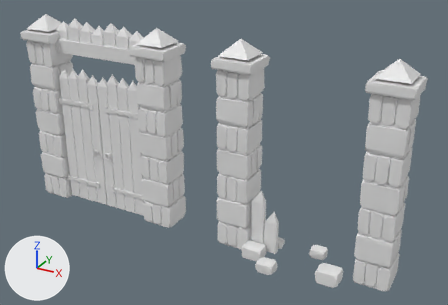
A saved change to the FBX model wall-l2-concept/gate-l2-kit.fbx.
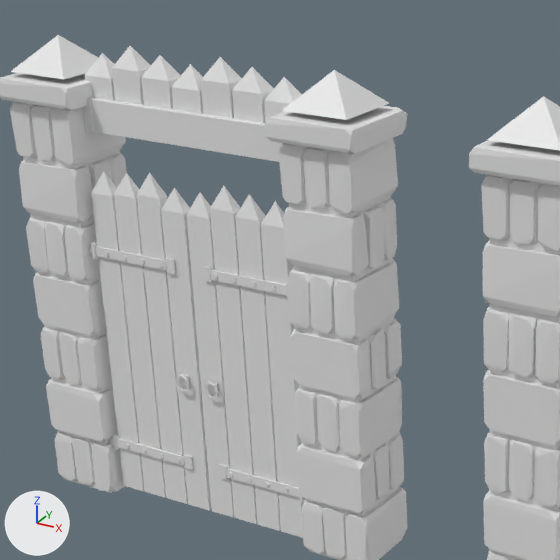
Old and new are each drawn whole from a camera (50 mm lens) standing at (8.61, -8.42, 5.83) and looking at (3.99, -0.01, 1.63) and again close up on the part from 5% to 55% of the width and 0% to 74% of the height. Every picture has the same lights, and +X, +Y and +Z are marked at lower left. The first two pictures are the older version. Where no turn or scale is listed for an object, it has been applied to the vertices.

Before the edit, the objects in view are built like this:
```python
me_gate2_breached_pillar_left = bpy.data.meshes.new('Gate2_Breached_Pillar_Left')
me_gate2_breached_pillar_left.from_pydata(...)  # 709 vertices, 1068 faces; spans x -0.06..0.63, y -0.35..0.35, z 0.0..3.6
me_gate2_leaf_right = bpy.data.meshes.new('Gate2_Leaf_Right')
me_gate2_leaf_right.from_pydata(...)  # 278 vertices, 216 faces; spans x -0.89..0.02, y -0.03..0.16, z 0.06..2.72
me_gate2_lintel = bpy.data.meshes.new('Gate2_Lintel')
me_gate2_lintel.from_pydata(...)  # 137 vertices, 117 faces; spans x 0.38..2.62, y -0.22..0.14, z 0.43..3.59
ob_gate2_breached_pillar_left = bpy.data.objects.new('Gate2_Breached_Pillar_Left', me_gate2_breached_pillar_left)
ob_gate2_breached_pillar_left.location = (4.0, 0.0, 0.0)
ob_gate2_leaf_right = bpy.data.objects.new('Gate2_Leaf_Right', me_gate2_leaf_right)
ob_gate2_leaf_right.location = (2.4, -0.2, 0.0)
ob_gate2_lintel = bpy.data.objects.new('Gate2_Lintel', me_gate2_lintel)
ob_gate2_lintel.location = (0.0, 0.0, 0.0)
# also in view: 'Gate2_Pillar_Left' at (0.28, 0.0, 1.8); 'Gate2_Pillar_Right' at (2.72, 0.0, 1.8); 'Gate2_Leaf_Left' at (1.03, -0.14, 1.39)
```
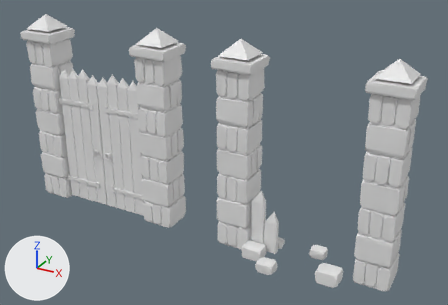
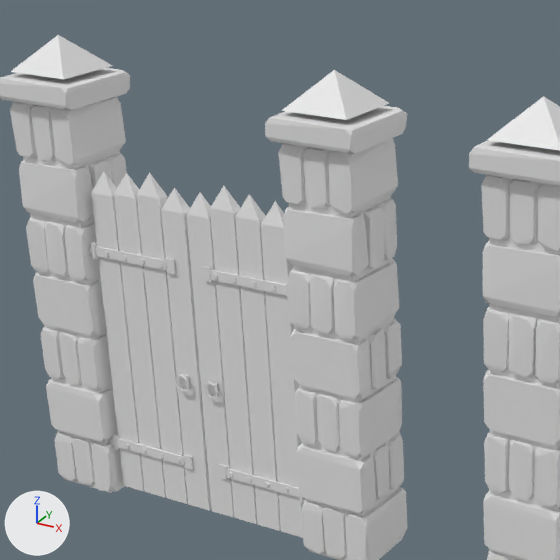
What differs and where, as boxes [x1, y1, x2, y2] in the close-ups (560 x 560 px):
'Gate2_Lintel', deleted
    before: [82, 46, 303, 497]

Edits to the bpy script that builds the scene:
```text
Remove ob_gate2_lintel:
    ob_gate2_lintel = bpy.data.objects.new('Gate2_Lintel', me_gate2_lintel)
    ob_gate2_lintel.location = (0.0, 0.0, 0.0)
```
